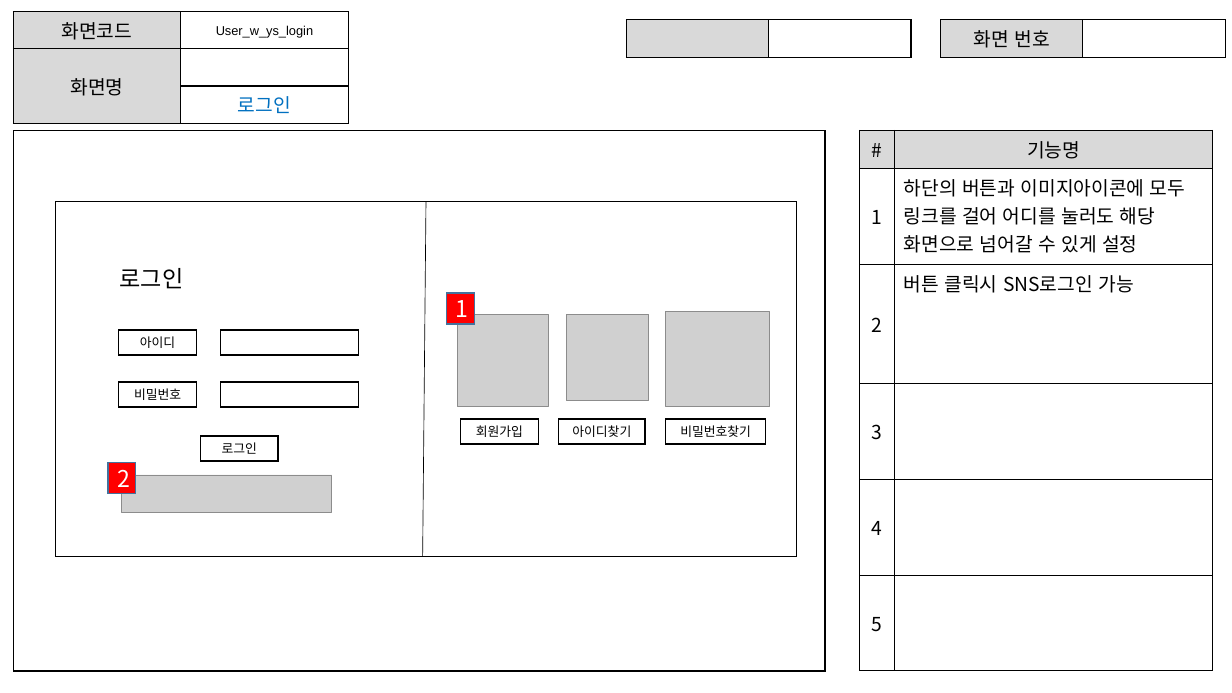
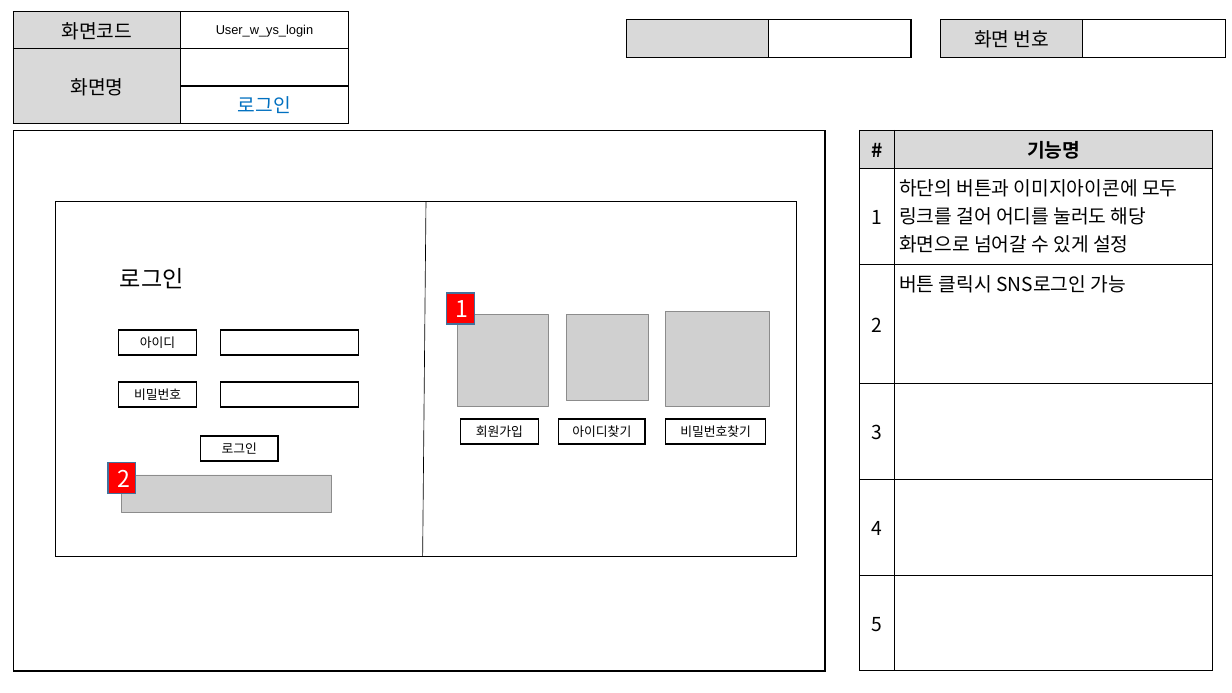
Before and after one commit to ezenteam2/EzenCrowdFunding, a slide deck: slide 4 of project03 화면설계서/project03 - 화면 설계서 - 용승.pptx. Drawn at 1232x693 pixels with LibreOffice and Linux fonts; fonts in the diff are those of the drawing; grey boxes stand for pictures. Boxes give left, top, right and bottom in pixels: in the first picture for what was removed or moved away, otherwise in the second. Text is boxed around its words. In the diff, an @@ line names an element or a change of style, - is before the commit and + after.

```diff
--- a/project03 화면설계서/project03 - 화면 설계서 - 용승.pptx
+++ b/project03 화면설계서/project03 - 화면 설계서 - 용승.pptx
@@ table at (860,130,1213,671) @@
@@ bold on in "#", "기능명" @@
```
Also in this commit, not shown: 11 other slides changed, 2 slides added.
